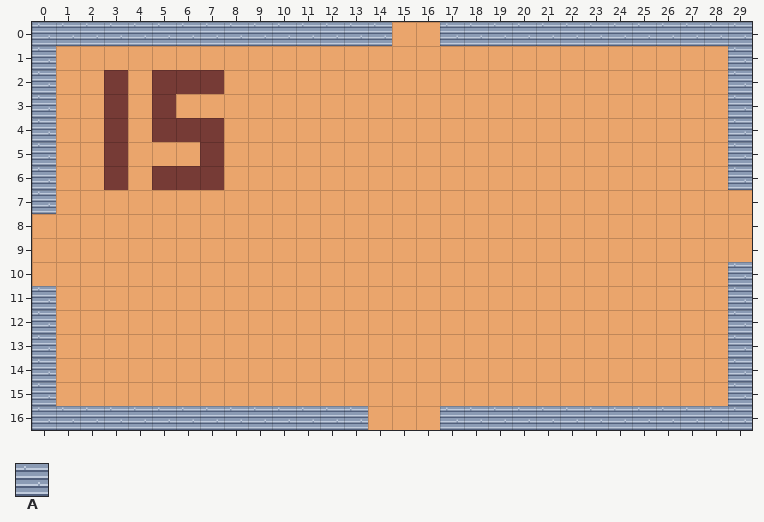
Tiled map, stored at assets/maps/throne-hall.tmx. Above, as it was before the edit.
Cells are 32x32 px. Shown: x 0..29, y 0..16.
Key: from "tiny-dungeon": A 37.
_ is an empty cell.
Layers that did not change in this view are not listed.
Layer "wall" before, first column x 0:
 0 AAAAAAAAAAAAAAA__AAAAAAAAAAAAA
 1 A____________________________A
 2 A____________________________A
 3 A____________________________A
 4 A____________________________A
 5 A____________________________A
 6 A____________________________A
 7 A_____________________________
 8 ______________________________
 9 ______________________________
10 _____________________________A
11 A____________________________A
12 A____________________________A
13 A____________________________A
14 A____________________________A
15 A____________________________A
16 AAAAAAAAAAAAAA___AAAAAAAAAAAAA
The same view after the edit:
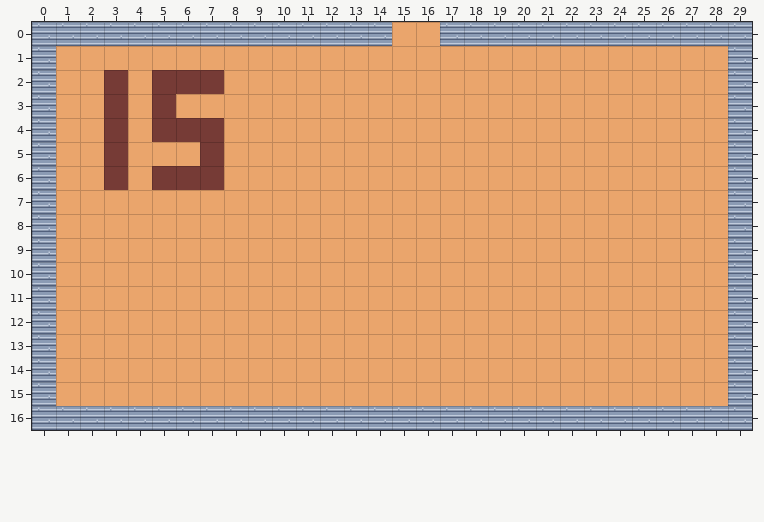
What changed:
Changed rows in their new state; . is an unchanged cell.
Layer "wall":
first column x 0:
 7 .............................A
 8 A............................A
 9 A............................A
10 A.............................
first column x 14:
16 AAA
